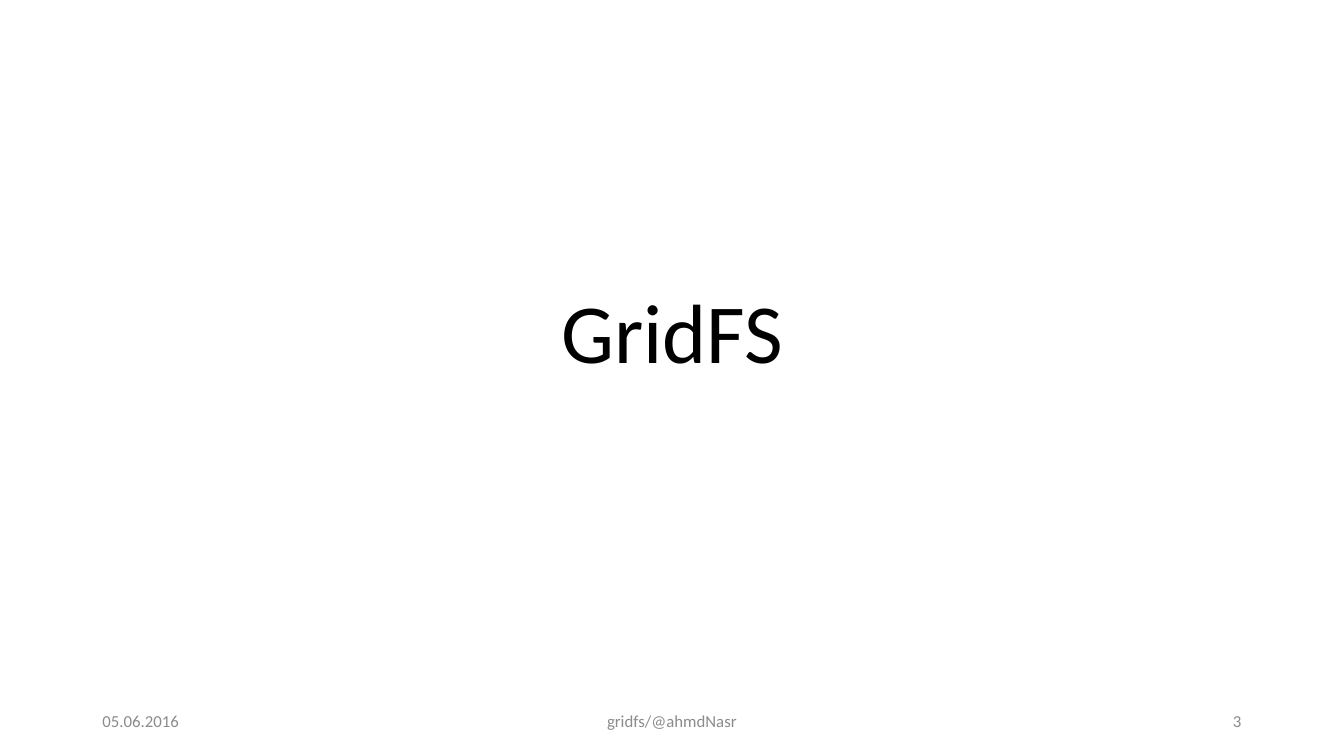
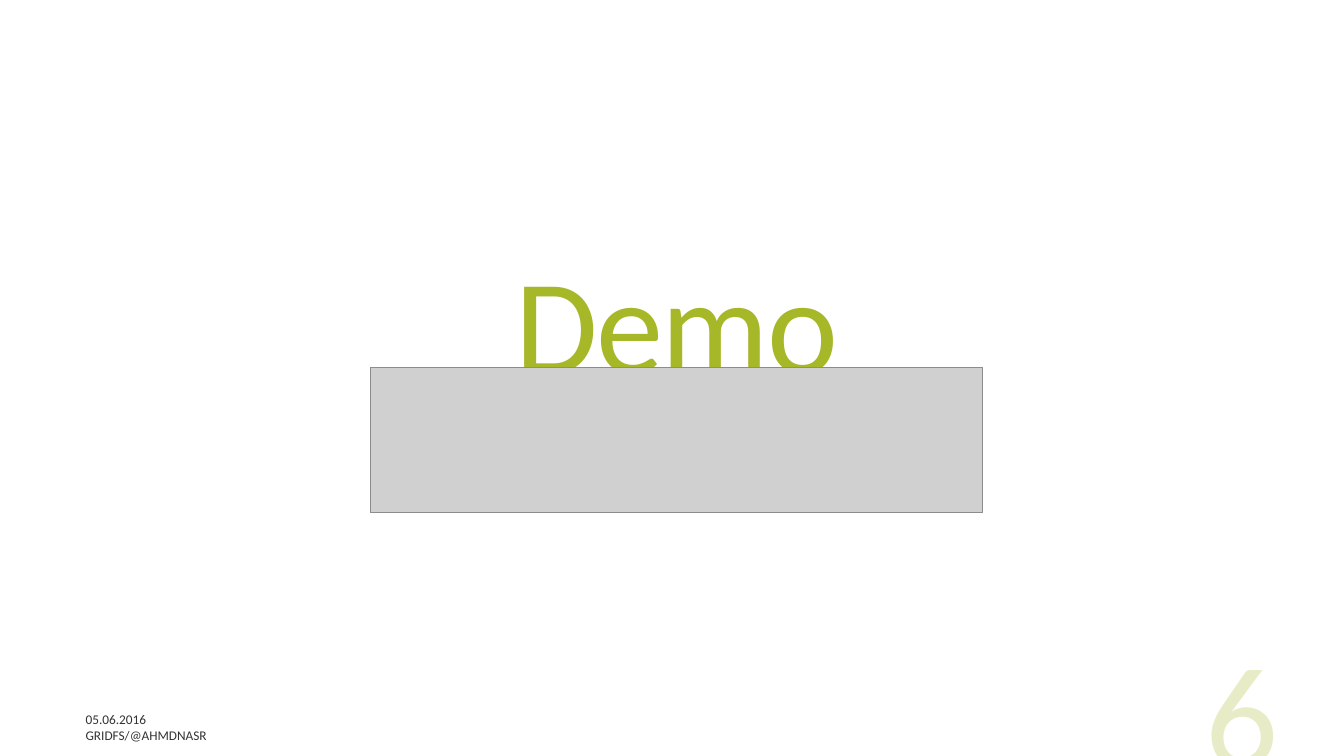
Before and after one commit to ahmdNasr/gridfs_presentation, a slide deck: slide 6 of GridFS.pptx (slide 3 before the commit). Drawn at 1344x756 pixels with LibreOffice and Linux fonts; fonts in the diff are those of the drawing; grey boxes stand for pictures. Boxes give left, top, right and bottom in pixels: in the first picture for what was removed or moved away, otherwise in the second. Text is boxed around its words. In the diff, an @@ line names an element or a change of style, - is before the commit and + after.

Commit message:
added 'Was ist GridFS?' page

```diff
--- a/GridFS.pptx
+++ b/GridFS.pptx
@@ title added at [515,286,838,404], 96 pt, text #A6B727 @@
+Demo
@@ title removed at [561,304,782,364] @@
-GridFS
@@ picture added at [371,368,983,513] @@
@@ page number added at [966,648,1289,756], 103 pt, text #A6B727 at 25% opacity @@
+6
@@ text "05.06.2016": place and size @@
-text "05.06.2016" at [102,716,178,727]
+text "05.06.2016" at [86,715,146,724]
@@ text "05.06.2016" at [86,715,146,724]: size 12 to 9.5 pt, text colour #8C8C8C to #000000 at 80% opacity @@
@@ page number removed at [1233,716,1241,727] @@
-3
@@ text at [86,731,207,742]: text changed; size 12 to 9.5 pt; text colour #8C8C8C to #000000 at 80% opacity @@
-gridfs/@ahmdNasr
+GRIDFS/@AHMDNASR
```
Also in this commit, not shown: 6 other slides changed, 2 slides added, 22 slides removed.
